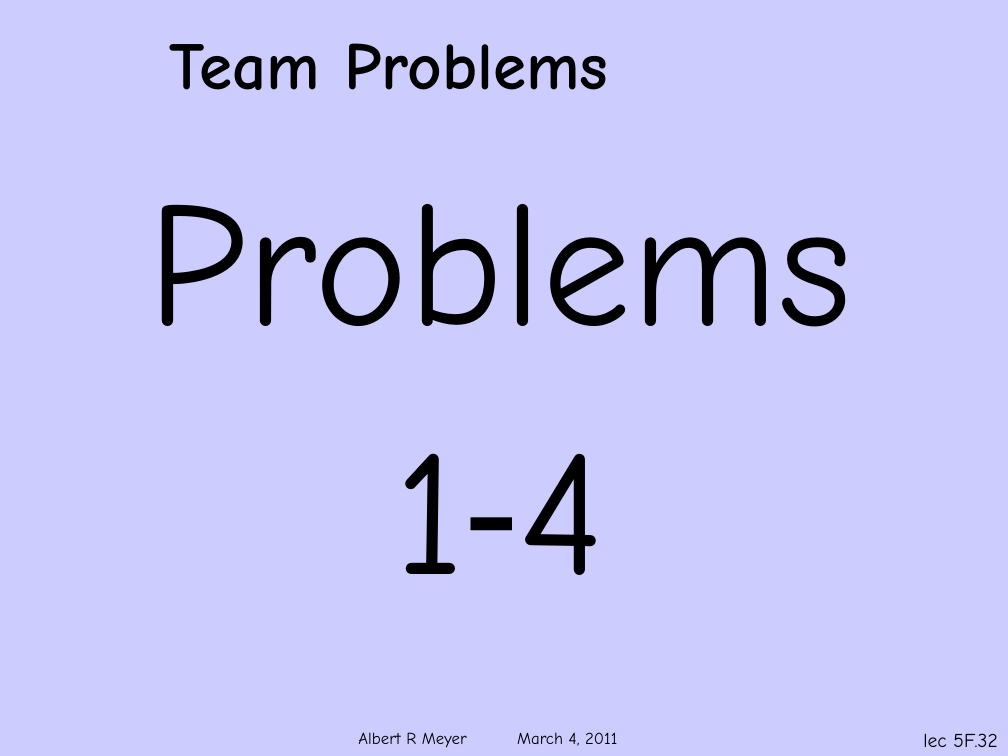
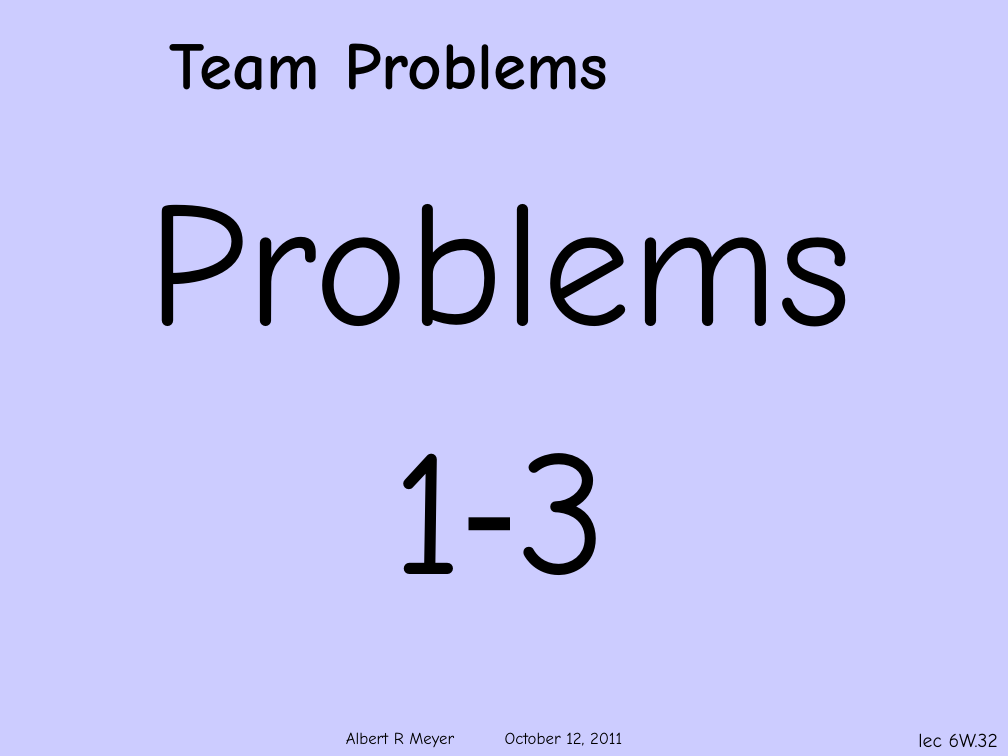
Before and after one commit to armeyer/mcs_web, a slide deck: slide 32 of fall11/slidesF11/slides6w.pptx. Drawn at 1008x756 pixels with LibreOffice and Linux fonts; fonts in the diff are those of the drawing; background and template pictures are left out. Boxes give left, top, right and bottom in pixels: in the first picture for what was removed or moved away, otherwise in the second. Text is boxed around its words. In the diff, an @@ line names an element or a change of style, - is before the commit and + after.

```diff
--- a/fall11/slidesF11/slides6w.pptx
+++ b/fall11/slidesF11/slides6w.pptx
@@ text at [392,453,607,575]: text changed @@
-1-4
+1-3
@@ text at [346,732,622,747]: text changed @@
-Albert R Meyer March 4, 2011
+Albert R Meyer October 12, 2011
@@ page number at [918,733,998,747]: text changed @@
-lec 5F.32
+lec 6W.32
```
Also in this commit, not shown: 33 other slides changed.
